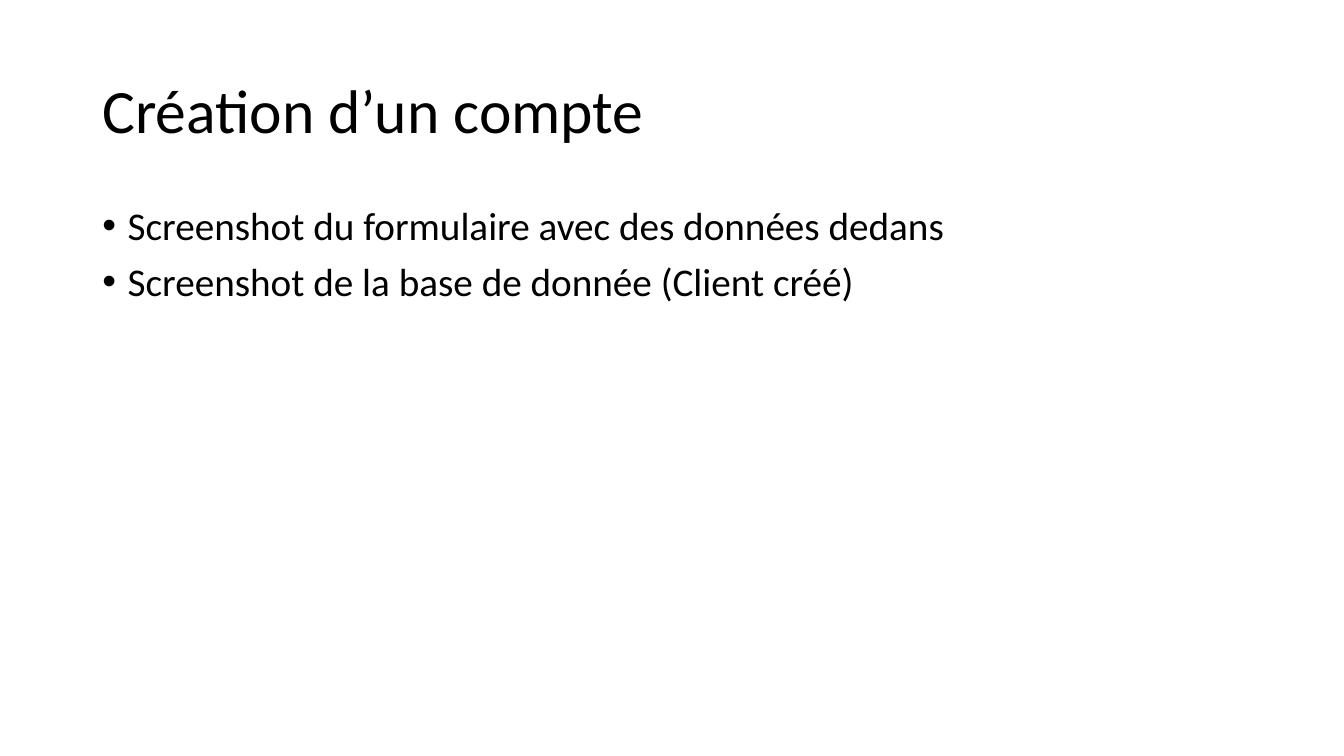
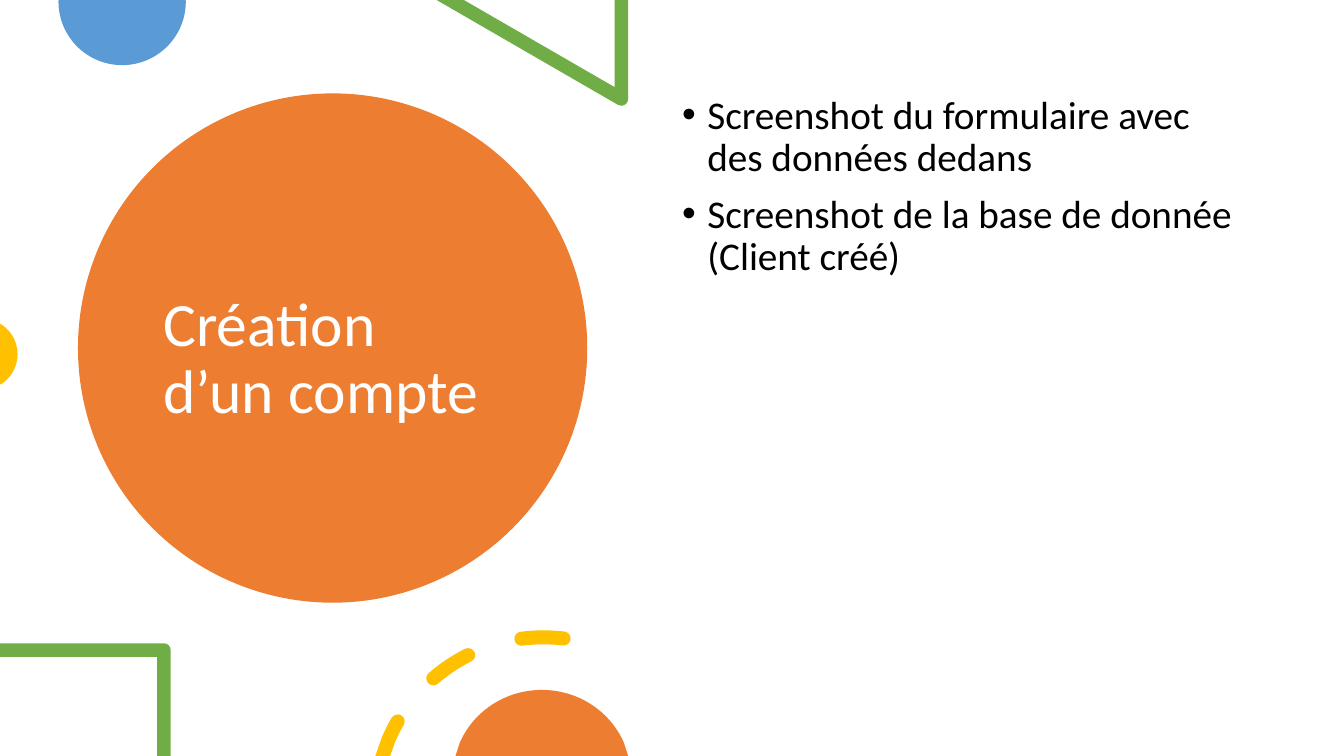
Before and after one commit to Eliefrh/Mamas-pizza, a slide deck: slide 3 of Doc/Mammas Pizzeria.pptx. Drawn at 1344x756 pixels with LibreOffice and Linux fonts; fonts in the diff are those of the drawing. Boxes give left, top, right and bottom in pixels: in the first picture for what was removed or moved away, otherwise in the second. Text is boxed around its words. In the diff, an @@ line names an element or a change of style, - is before the commit and + after.

```diff
--- a/Doc/Mammas Pizzeria.pptx
+++ b/Doc/Mammas Pizzeria.pptx
@@ freeform shape added at [58,0,186,66], fill #5B9BD5 @@
@@ freeform shape added at [437,0,628,106], fill #70AD47 @@
@@ ellipse added at [78,94,587,603], fill #ED7D31 @@
@@ text "Screenshot du formulaire avec des ..." rewrapped from [128,212,944,302] to [707,101,1231,276] @@
@@ title "Création d’un compte": place and size @@
-title "Création d’un compte" at [102,90,643,143]
+title "Création d’un compte" at [163,303,478,423]
@@ title "Création d’un compte" at [163,303,478,423]: text colour #000000 to #FFFFFF @@
@@ freeform shape added at [0,324,17,384], fill #FFC000 @@
@@ freeform shape added at [0,643,170,756], fill #70AD47 @@
@@ freeform shape added at [375,630,571,756], fill #FFC000 @@
@@ freeform shape added at [456,690,628,756], fill #ED7D31 @@
```
Also in this commit, not shown: 14 other slides changed, 1 other file.
